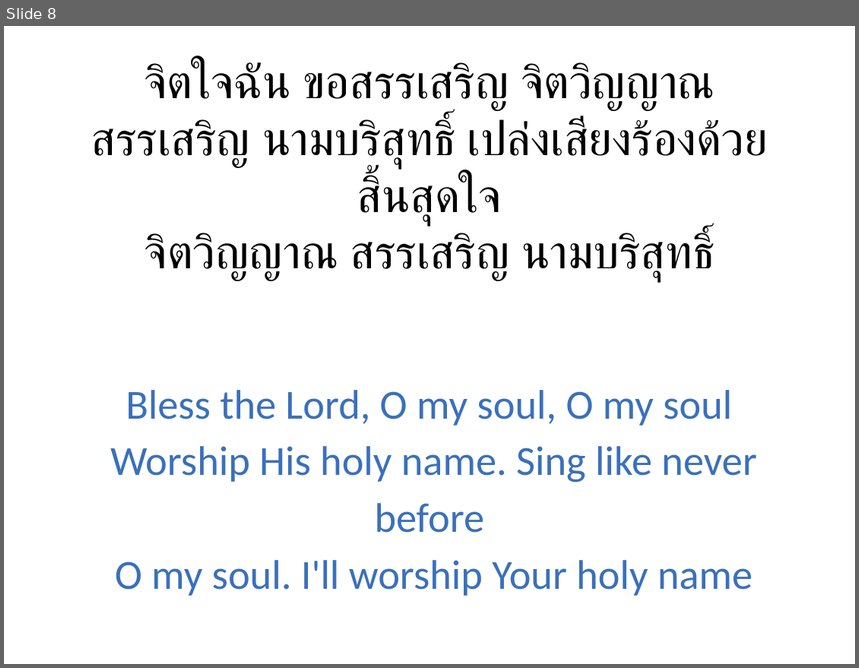
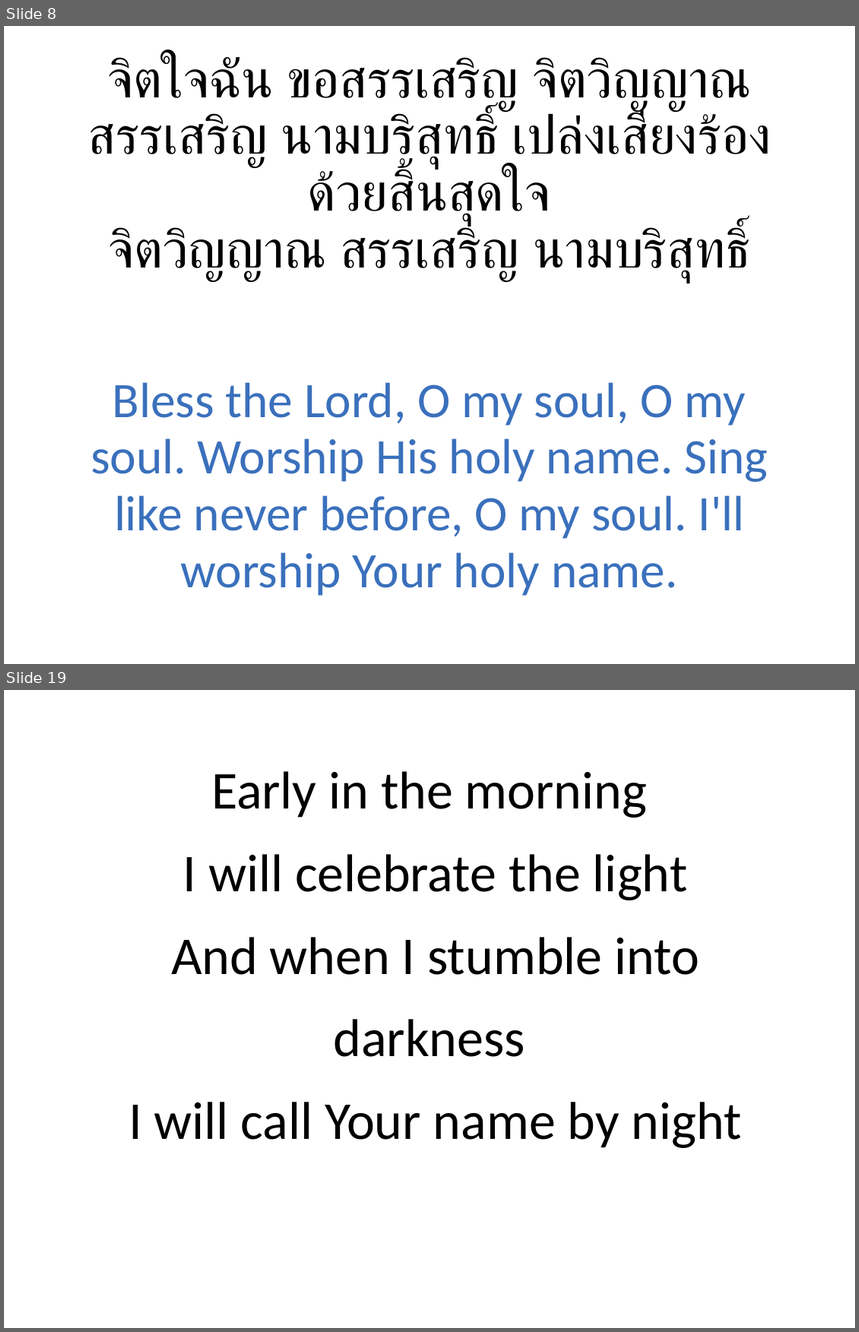
Before and after one commit to mightmay/songpptcreator, a slide deck: finishedppt/WorshipSongs.pptx. Shown one above the other, each under a label of ours: slide 8 before the commit, slides 8 and 19 after it; the slides between them are not shown. The pictures are 859x668 and 859x1332 pixels, drawn with LibreOffice and Linux fonts; fonts in the diff are those of the drawing. Boxes give left, top, right and bottom in pixels: in the first picture for what was removed or moved away, otherwise in the second. Text is boxed around its words. In the diff, an @@ line names an element or a change of style, - is before the commit and + after.

```diff
--- a/finishedppt/WorshipSongs.pptx
+++ b/finishedppt/WorshipSongs.pptx
@@ slide 19 added at (4,690,855,1328), background #FFFFFF @@
@@ text added at (129,771,742,1148), 45 pt, text #000000 @@
+Early in the morning
+I will celebrate the light
+And when I stumble into darkness
+I will call Your name by night
@@ slide 8 changed as well @@
@@ text "จิตใจฉัน ขอสรรเสริญ จิตวิญญาณ สรรเสริญ นามบริสุทธิ์ ..." at (88,56,772,282): size 40 to 45 pt @@
@@ text at (91,382,768,596): text changed; size 35 to 42 pt @@
-Bless the Lord, O my soul, O my soul
-Worship His holy name. Sing like never before
-O my soul. I'll worship Your holy name
+Bless the Lord, O my soul, O my soul. Worship His holy name. Sing like never before, O my soul. I'll worship Your holy name.
```
Also in this commit, not shown: 6 other slides changed, 28 other slides added, 2 other files.
